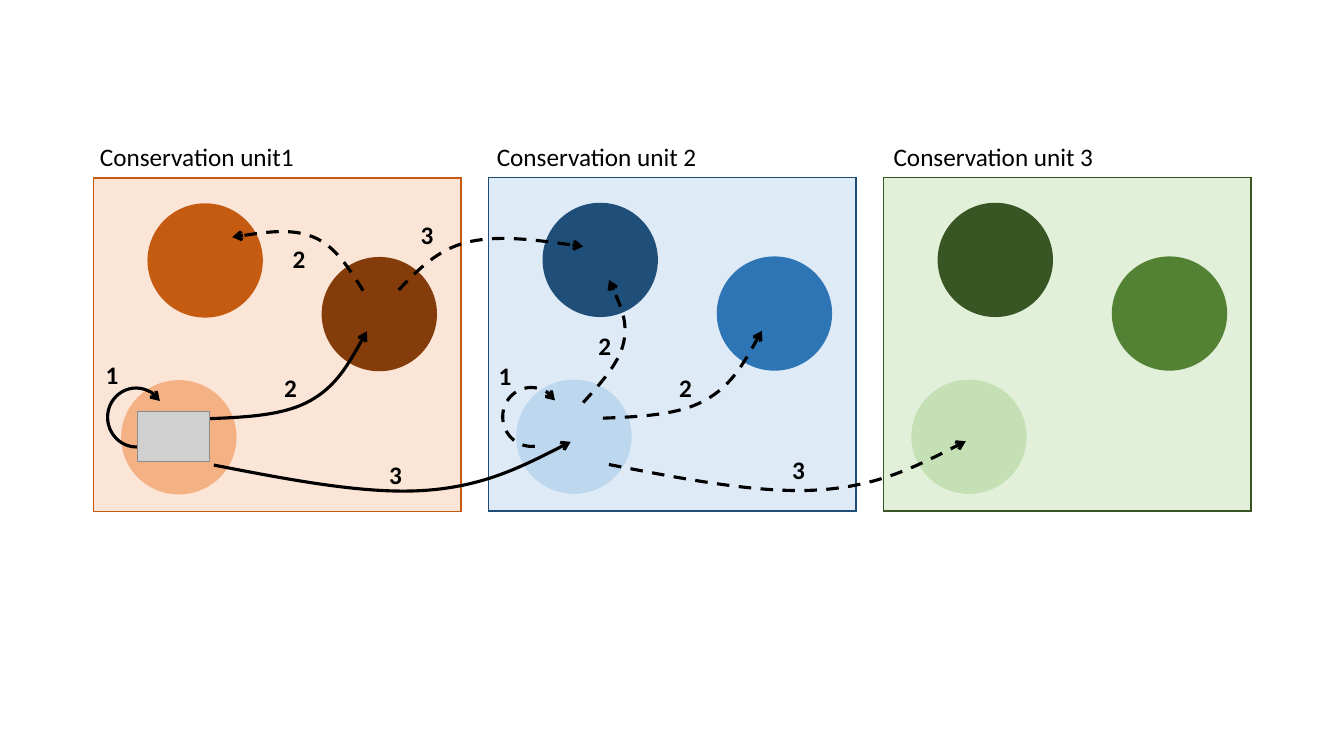
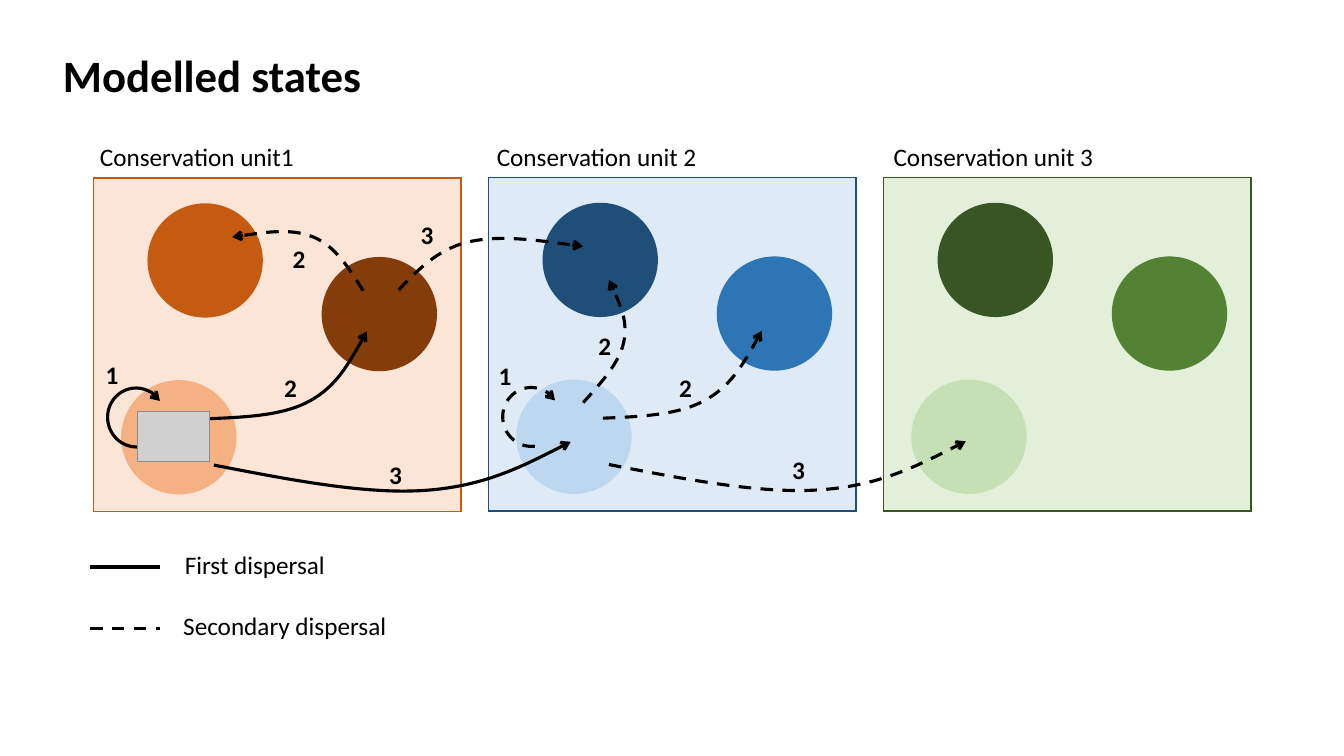
Before and after one commit to auponchon/GoldenLionTamarins, a slide deck: slide 2 of outputs/Figure_dispersal_probas.pptx (slide 1 before the commit). Drawn at 1344x756 pixels with LibreOffice and Linux fonts; fonts in the diff are those of the drawing; grey boxes stand for pictures. Boxes give left, top, right and bottom in pixels: in the first picture for what was removed or moved away, otherwise in the second. Text is boxed around its words. In the diff, an @@ line names an element or a change of style, - is before the commit and + after.

```diff
--- a/outputs/Figure_dispersal_probas.pptx
+++ b/outputs/Figure_dispersal_probas.pptx
@@ text added at bbox=[63, 60, 361, 93], 32 pt, text #000000, bold @@
+Modelled states
@@ line added from (90, 567) to (160, 567), #000000 2.25 pt @@
@@ text added at bbox=[185, 556, 325, 578], 18 pt, text #000000 @@
+First dispersal
@@ line added from (90, 628) to (160, 628), #000000 2.25 pt dashed @@
@@ text added at bbox=[183, 617, 386, 639], 18 pt, text #000000 @@
+Secondary dispersal
```
Also in this commit, not shown: 6 slides added, 5 other files.
